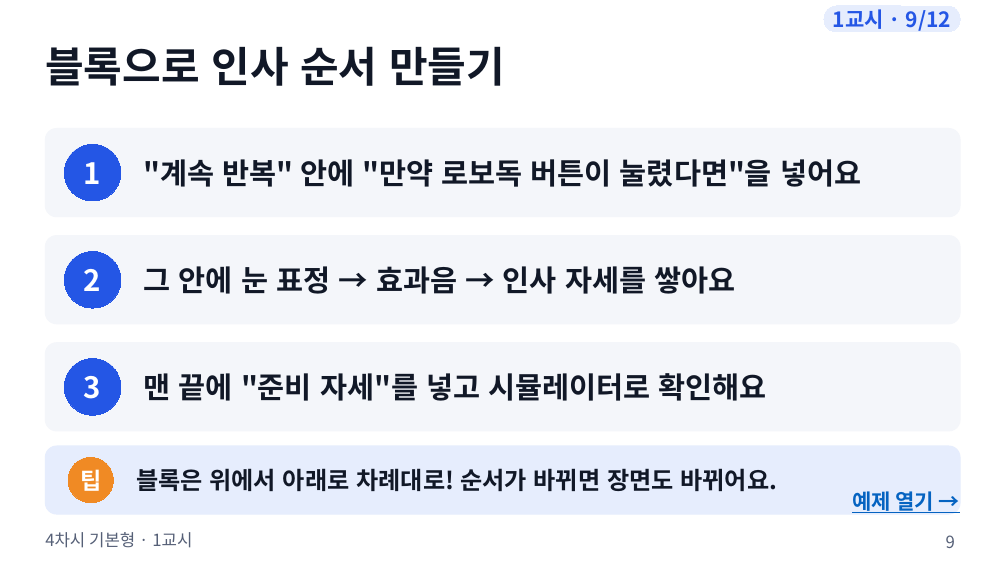
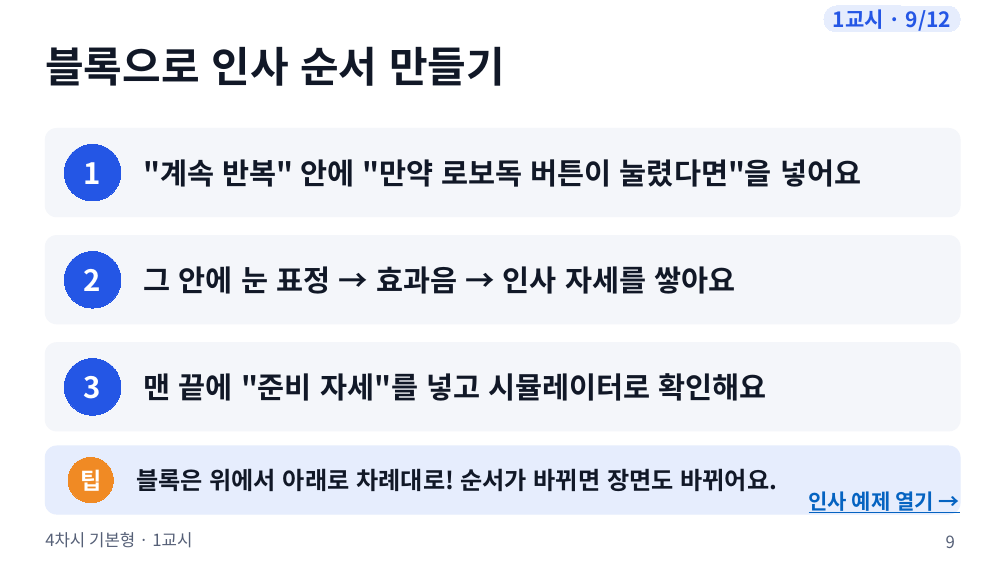
Before and after one commit to boundaryx01-uniquelife/microbit, a slide deck: slide 9 of bridge/docs/materials/4차시_기본형/4차시_수업슬라이드.pptx. Drawn at 1008x567 pixels with LibreOffice and Linux fonts; fonts in the diff are those of the drawing. Boxes give left, top, right and bottom in pixels: in the first picture for what was removed or moved away, otherwise in the second. Text is boxed around its words. In the diff, an @@ line names an element or a change of style, - is before the commit and + after.

```diff
--- a/bridge/docs/materials/4차시_기본형/4차시_수업슬라이드.pptx
+++ b/bridge/docs/materials/4차시_기본형/4차시_수업슬라이드.pptx
@@ text at (x1=809, y1=491, x2=934, y2=513): text changed @@
-예제 열기 →
+인사 예제 열기 →
```
Also in this commit, not shown: 4 other slides changed, 12 other files.
